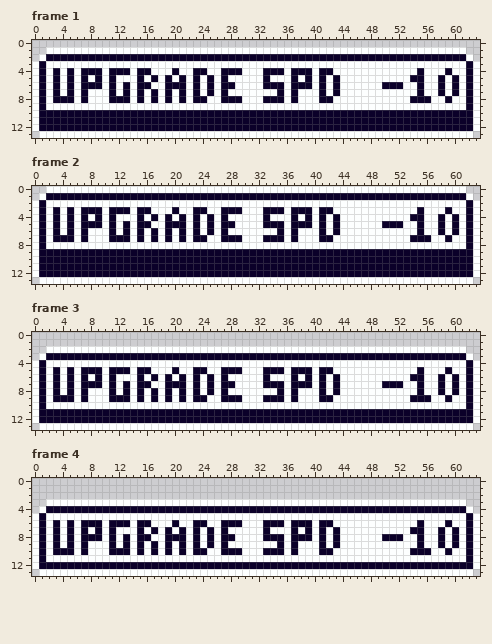
Pixel-art file: assets/ui/buttons/upgrade_resource/button-upgrade-speed.aseprite. The picture above is the old version.
64x14 pixels, 5 frames. Shown: frame 1, frame 2, frame 3, frame 4. The commit also changed other frames, which this record leaves out.
And afterwards:
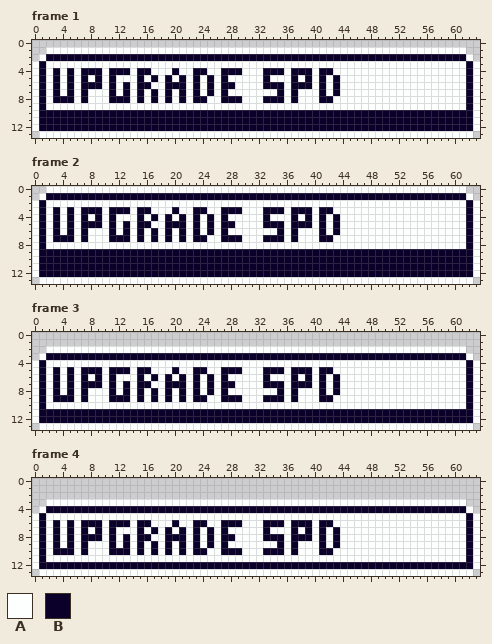
Palette (. is transparent): A #fdffff  B #0b0029
Edits made:
Changed rows in their new state; - is an unchanged pixel.
Frame 1, layer "Layer 2":
first column x 50:
 4 -----A---A-
 5 ----AA--A-A
 6 AAA--A--A-A
 7 -----A--A-A
 8 ----AAA--A-
Frame 2, layer "Layer 2":
first column x 50:
 3 -----A---A-
 4 ----AA--A-A
 5 AAA--A--A-A
 6 -----A--A-A
 7 ----AAA--A-
Frame 3, layer "Layer 2":
first column x 50:
 5 -----A---A-
 6 ----AA--A-A
 7 AAA--A--A-A
 8 -----A--A-A
 9 ----AAA--A-
Frame 4, layer "Layer 2":
first column x 50:
 6 -----A---A-
 7 ----AA--A-A
 8 AAA--A--A-A
 9 -----A--A-A
10 ----AAA--A-
Changed places in both pictures, as pixel boxes (x1, y1, x2, y2):
changed: (382, 68, 459, 103)
changed: (382, 207, 459, 242)
changed: (382, 367, 459, 402)
changed: (382, 520, 459, 555)
